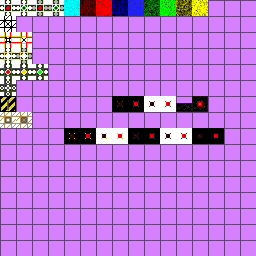
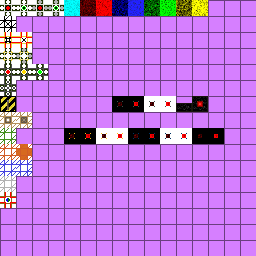
Revision of a layered w=256, h=256 image; what changed, layer by layer:
added layer "12*16+0 engine control" above "7*16+0/1 compactor pipe" over [0, 192, 16, 208]
added layer "8*16+0 insertion" above "Ebene 12" over [0, 128, 16, 144]
added layer "9*16+1 extraction side" above "9*16+0 extraction" over [16, 144, 32, 160]
added layer "9*16+0 extraction" above "10*16+0 bounce" over [0, 144, 16, 160]
added layer "10*16+0 bounce" above "10*16+1 bounce closed" over [0, 160, 16, 176]
added layer "10*16+1 bounce closed" above "11*16+0 crossover" over [16, 160, 32, 176]
added layer "11*16+0 crossover" above "Ebene 6" over [0, 176, 16, 192]
painted on "Ebene 6" over [0, 128, 32, 208]
